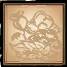
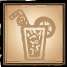
Layer changes from the first (67, 67) image to the second:
hid group "グループ 2" (13 layers) over box(0, 8, 62, 61)
added layer "レイヤー 11" above "レイヤー 1 のコピー 2" over box(8, 8, 57, 61)
